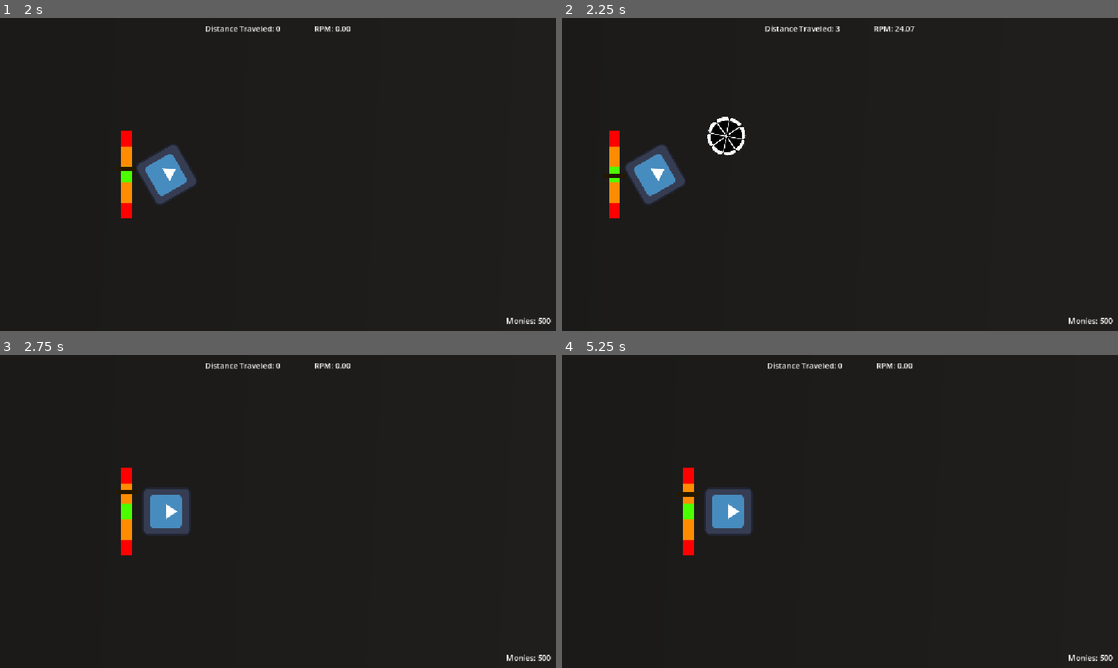
Above: before the commit, frames 1-4 (two rows, left to right).
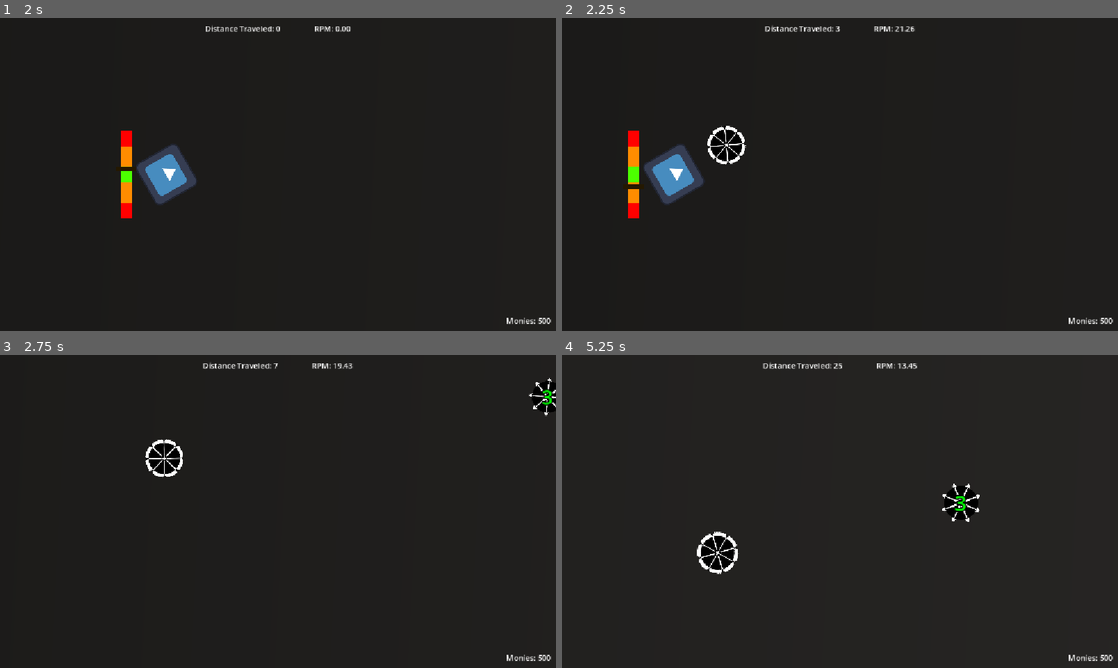
Above: after the commit, the same moments.

Repository: ryder-james/AVerySeriousGameJam
Game: Godot game, scene res://ui/main_menu.tscn
Same seed, same stepped clock (60 frames per second), same inputs: the game is played once before the commit and once after it. The engine's default icon, where the game draws it, is replaced by a stand-in: a white triangle on a blue panel in a dark square.
Inputs:
- Up to frame 1 (2 s): click "Start" at 0.5 s; tap Enter at 1.25 s; hold A (ccw) from 1.28 s (still down); tap D (cw) at 1.55 s
- Up to frame 2 (2.25 s): tap Space (launch) at 2 s; release A (ccw) at 2.03 s; tap D (cw) at 2.1 s
- Up to frame 3 (2.75 s): tap Space (launch) at 2.3 s
- Up to frame 4 (5.25 s): hold Space (launch) 2.78-3.53 s; tap A (ccw) at 3.05, 3.6 s; tap D (cw) at 3.8 s; hold D (cw) 4.28-5.03 s; tap Space (launch) at 4.55, 5.1 s

Frame 1 is identical in both runs. In frame 2, 3.2% of the frame differs, in the area x 7-64%, y 2-64%; in frame 3, 3.0%; in frame 4, 3.2%, in the area x 20-76%, y 2-70%.

Commit message:
feat: Add dashing

Diff:
--- a/beyblade/beyblade.gd
+++ b/beyblade/beyblade.gd
@@ -2,15 +2,21 @@
 
 
 signal die
+signal start_dash
+signal end_dash
 
 
 @export var max_speed: float = 1000.0
 @export var max_launch_power: float = 800.0
+@export var dash_strength: float = 500.0
 @export var gravity_force: float = 50.0
 @export var clash_detection_distance: float = 90.0
 
+var is_dashing := false
+var _dash_angle := 0.0
+
+@onready var rpm_agent: RPMAgent = %RPMAgent
 @onready var _default_angular_damp: float = angular_damp
-@onready var rpm_agent: RPMAgent = %RPMAgent
 
 
 func _ready() -> void:
@@ -29,6 +35,15 @@
 	if roundi(global_position.x / 100) > Game.player_distance:
 		Game.player_distance = roundi(global_position.x / 100)
 
+	if not is_dashing:
+		return
+	if Input.is_action_pressed("ccw"):
+		_dash_angle = deg_to_rad(-45.0)
+	elif Input.is_action_pressed("cw"):
+		_dash_angle = deg_to_rad(45.0)
+	else:
+		_dash_angle = 0.0
+
 
 func _integrate_forces(_state: PhysicsDirectBodyState2D) -> void:
 	var allowable_speed: float = min(max_speed, abs(angular_velocity) * 1000)
@@ -40,6 +55,17 @@
 		die.emit()
 		set_deferred("process_mode", Node.PROCESS_MODE_DISABLED)
 		set_deferred("freeze", true)
+
+
+func _unhandled_input(event: InputEvent) -> void:
+	if event.is_action_pressed("launch"):
+		start_dash.emit()
+		is_dashing = true
+		print("start")
+	elif is_dashing and event.is_action_released("launch"):
+		end_dash.emit()
+		apply_central_impulse((Vector2.RIGHT * dash_strength).rotated(_dash_angle))
+		print("end")
 
 
 func _on_clash(_player_rpm: RPMAgent, _enemy_rpm: RPMAgent, result: Game.ClashResult):
--- a/beyblade/launcher.gd
+++ b/beyblade/launcher.gd
@@ -18,12 +18,6 @@
 func _process(delta: float) -> void:
 	if not _stopped:
 		_launcher_selector.position.y = _get_sin() * max_offset
-	if Input.is_action_just_pressed("launch"):
-		if !_stopped:
-			_stopped = true
-			Game.launch.emit(_get_power(), _barrel.rotation)
-		else:
-			Game.reset_game()
 	if not _stopped and Input.is_action_pressed("ccw"):
 		_barrel.rotation -= rotation_speed * delta
 	elif not _stopped and Input.is_action_pressed("cw"):
@@ -32,6 +26,13 @@
 	_barrel.rotation = clamp(_barrel.rotation, -max_angle, max_angle)
 
 
+func _unhandled_input(event: InputEvent) -> void:
+	if event.is_action_released("launch") and not _stopped:
+		_stopped = true
+		Game.launch.emit(_get_power(), _barrel.rotation)
+		get_viewport().set_input_as_handled()
+
+
 func _get_sin() -> float:
 	return sin(Time.get_ticks_msec() * 0.001 * speed)
 
--- a/game.gd
+++ b/game.gd
@@ -14,6 +14,8 @@
 signal launch(power: float, angle: float)
 signal clash(player: RPMAgent, enemy: RPMAgent, result: ClashResult)
 
+var camera: Camera2D
+var default_camera_zoom := Vector2.ZERO
 var monies : int = 500
 var player_distance : int = 0
 var player: Beyblade = null:
@@ -34,21 +36,19 @@
 
 
 func start_clash(player_rpm: RPMAgent, enemy_rpm: RPMAgent) -> void:
-	var cam := get_tree().root.get_camera_2d()
-	var def_zoom := cam.zoom
-	var tween := create_tween()
-	tween.tween_property(cam, "zoom", Vector2.ONE, 0.1)
-	tween.set_pause_mode(Tween.TWEEN_PAUSE_PROCESS)
 	var clash_result := calculate_clash_results(player_rpm, enemy_rpm)
-	get_tree().paused = true
-	get_tree().create_timer(0.4, true).timeout.connect(
-			_unclash.bind(cam, def_zoom, clash_result, enemy_rpm))
+	#_zoom_in()
+	#get_tree().paused = true
+	#get_tree().create_timer(0.4, true).timeout.connect(
+			#_unclash.bind(clash_result, enemy_rpm))
+	if clash_result == ClashResult.PLAYER_SUPER_VICTORY:
+		enemy_rpm.parent_rb.kill()
 	clash.emit(player_rpm, enemy_rpm, clash_result)
 
 
 func calculate_clash_results(player_rpm: RPMAgent, enemy_rpm: RPMAgent) -> ClashResult:
 	var victory_chance: float = player_rpm.rpm / enemy_rpm.rpm
-	if victory_chance >= 2:
+	if victory_chance >= 2 or player_rpm.parent_rb.is_dashing:
 		return ClashResult.PLAYER_SUPER_VICTORY
 	elif victory_chance >= 1:
 		return ClashResult.PLAYER_VICTORY
@@ -62,18 +62,47 @@
 func set_player(new_player: Beyblade) -> void:
 	if player:
 		player.die.disconnect(_on_player_died)
+		player.start_dash.disconnect(_on_dash_started)
+		player.end_dash.disconnect(_on_dash_ended)
 	player = new_player
 	if player:
 		player.die.connect(_on_player_died)
+		player.start_dash.connect(_on_dash_started)
+		player.end_dash.connect(_on_dash_ended)
+		camera = get_tree().root.get_camera_2d()
+		default_camera_zoom = camera.zoom
 
 
 func _on_player_died() -> void:
 	player.get_node("%EndRunMenu").visible = true
 
 
-func _unclash(camera: Camera2D, default_zoom: Vector2, clash_result: ClashResult, enemy: RPMAgent) -> void:
+func _on_dash_started() -> void:
+	Engine.time_scale = 0.25
+	_zoom_in()
+
+
+func _on_dash_ended() -> void:
+	Engine.time_scale = 1.0
+	_zoom_out()
+
+
+func _zoom_in(new_zoom := Vector2.ONE) -> void:
+	var tween := create_tween()
+	tween.tween_property(camera, "zoom", new_zoom, 0.1)
+	tween.set_pause_mode(Tween.TWEEN_PAUSE_PROCESS)
+	tween.set_ignore_time_scale(true)
+
+
+func _zoom_out() -> void:
+	var tween := create_tween()
+	tween.tween_property(camera, "zoom", default_camera_zoom, 0.1)
+	tween.set_pause_mode(Tween.TWEEN_PAUSE_PROCESS)
+	tween.set_ignore_time_scale(true)
+
+
+func _unclash(clash_result: ClashResult, enemy: RPMAgent) -> void:
 	get_tree().paused = false
-	var tween := create_tween()
-	tween.tween_property(camera, "zoom", default_zoom, 0.1)
+	_zoom_out()
 	if clash_result == ClashResult.PLAYER_SUPER_VICTORY:
 		enemy.parent_rb.kill()
--- a/project.godot
+++ b/project.godot
@@ -39,11 +39,17 @@
 ccw={
 "deadzone": 0.2,
 "events": [Object(InputEventKey,"resource_local_to_scene":false,"resource_name":"","device":-1,"window_id":0,"alt_press …(191 unchanged characters)…
+, Object(InputEventKey,"resource_local_to_scene":false,"resource_name":"","device":-1,"window_id":0,"alt_pressed":false,"shift_pressed":false,"ctrl_pressed":false,"meta_pressed":false,"pressed":false,"keycode":0,"physical_keycode":87,"key_label":0,"unicode":119,"location":0,"echo":false,"script":null)
+, Object(InputEventKey,"resource_local_to_scene":false,"resource_name":"","device":-1,"window_id":0,"alt_pressed":false,"shift_pressed":false,"ctrl_pressed":false,"meta_pressed":false,"pressed":false,"keycode":0,"physical_keycode":4194319,"key_label":0,"unicode":0,"location":0,"echo":false,"script":null)
+, Object(InputEventKey,"resource_local_to_scene":false,"resource_name":"","device":-1,"window_id":0,"alt_pressed":false,"shift_pressed":false,"ctrl_pressed":false,"meta_pressed":false,"pressed":false,"keycode":0,"physical_keycode":4194320,"key_label":0,"unicode":0,"location":0,"echo":false,"script":null)
 ]
 }
 cw={
 "deadzone": 0.2,
 "events": [Object(InputEventKey,"resource_local_to_scene":false,"resource_name":"","device":-1,"window_id":0,"alt_press …(192 unchanged characters)…
+, Object(InputEventKey,"resource_local_to_scene":false,"resource_name":"","device":-1,"window_id":0,"alt_pressed":false,"shift_pressed":false,"ctrl_pressed":false,"meta_pressed":false,"pressed":false,"keycode":0,"physical_keycode":83,"key_label":0,"unicode":115,"location":0,"echo":false,"script":null)
+, Object(InputEventKey,"resource_local_to_scene":false,"resource_name":"","device":-1,"window_id":0,"alt_pressed":false,"shift_pressed":false,"ctrl_pressed":false,"meta_pressed":false,"pressed":false,"keycode":0,"physical_keycode":4194321,"key_label":0,"unicode":0,"location":0,"echo":false,"script":null)
+, Object(InputEventKey,"resource_local_to_scene":false,"resource_name":"","device":-1,"window_id":0,"alt_pressed":false,"shift_pressed":false,"ctrl_pressed":false,"meta_pressed":false,"pressed":false,"keycode":0,"physical_keycode":4194322,"key_label":0,"unicode":0,"location":0,"echo":false,"script":null)
 ]
 }
 
